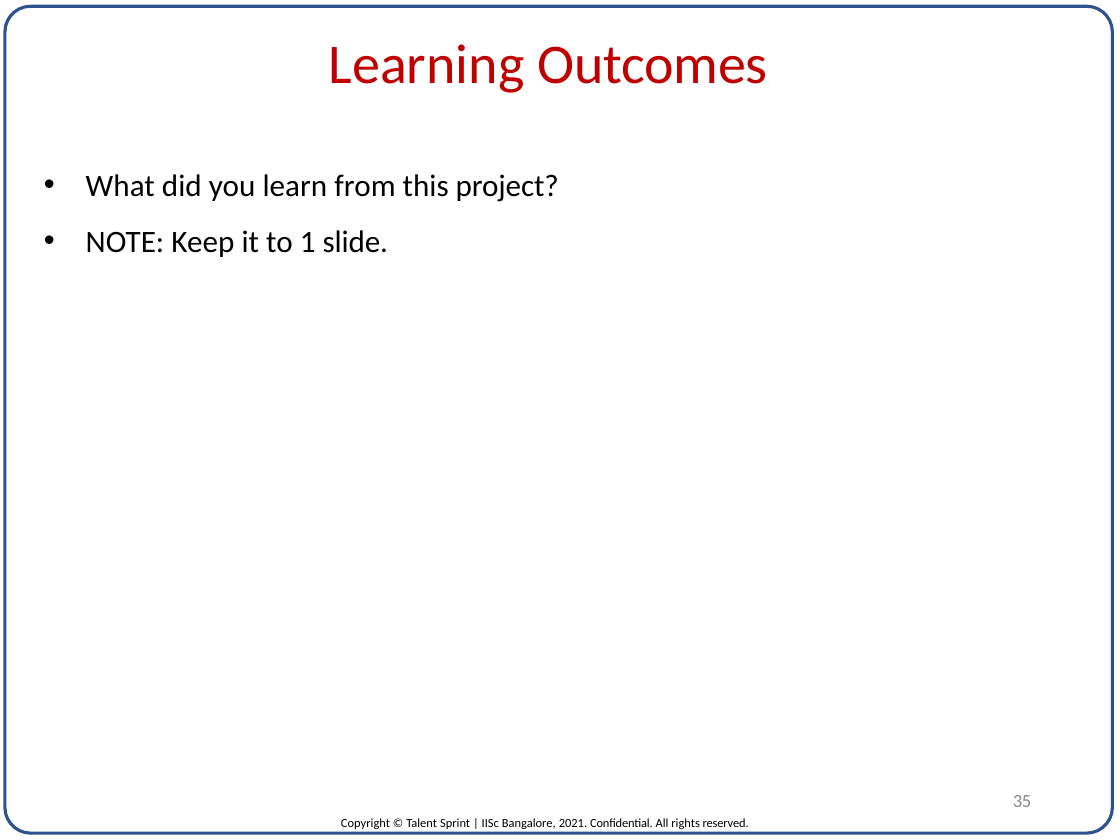
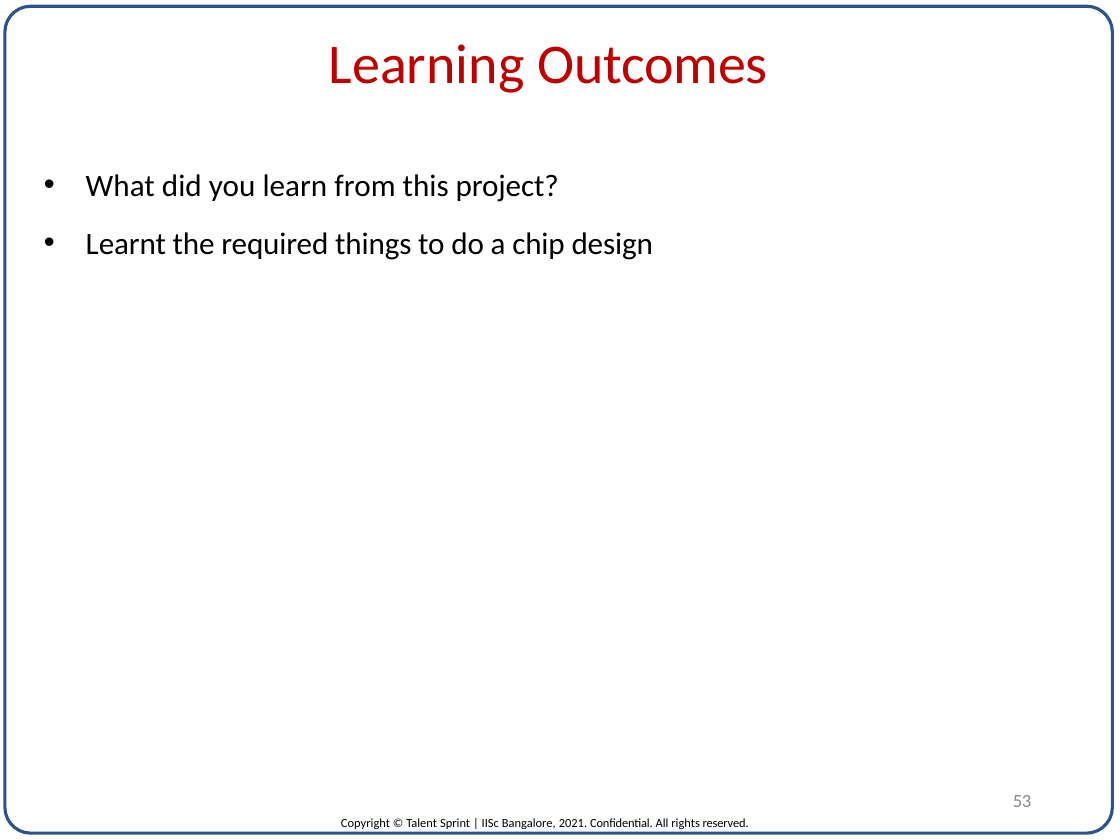
Before and after one commit to ImDanielMarkIsaac/DVLSI_ML_Project, a slide deck: slide 53 of FINAL_FILES/project_template.pptx (slide 35 before the commit). Drawn at 1120x840 pixels with LibreOffice and Linux fonts; fonts in the diff are those of the drawing. Boxes give left, top, right and bottom in pixels: in the first picture for what was removed or moved away, otherwise in the second. Text is boxed around its words. In the diff, an @@ line names an element or a change of style, - is before the commit and + after.

```diff
--- a/FINAL_FILES/project_template.pptx
+++ b/FINAL_FILES/project_template.pptx
@@ text at (86,232,653,260): text changed @@
-• NOTE: Keep it to 1 slide.
+  • Learnt the required things to do a chip design
@@ page number at (1013,795,1031,807): text changed @@
-35
+53
```
Also in this commit, not shown: 25 other slides changed, 18 slides added, 1 other file.
